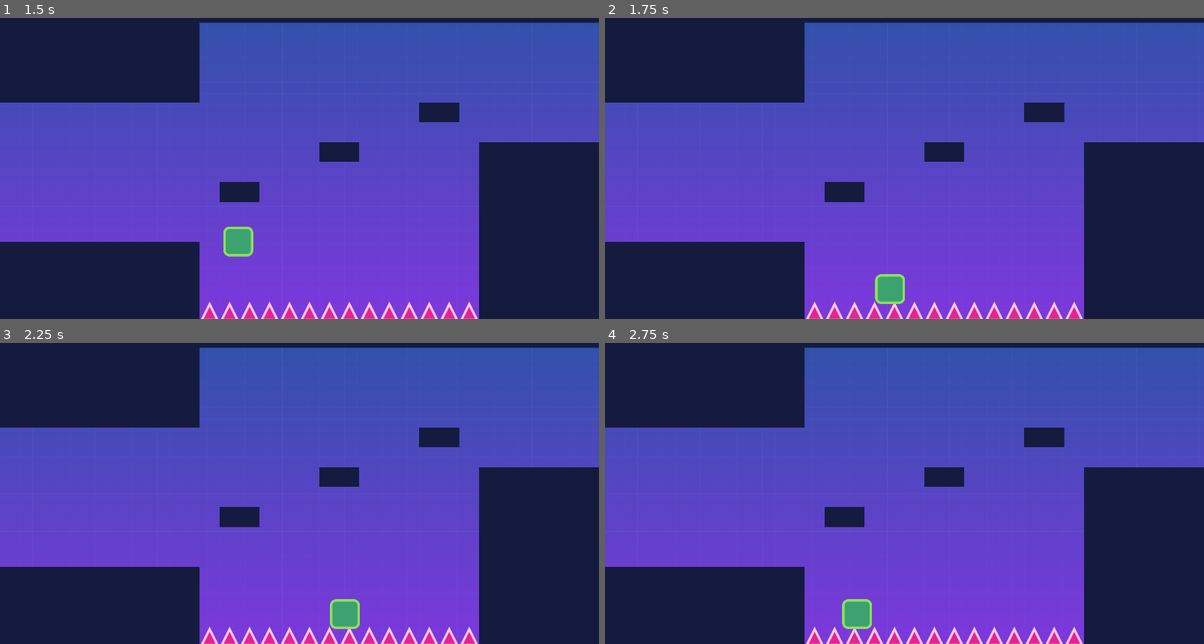
Above: before the commit, frames 1-4 (two rows, left to right).
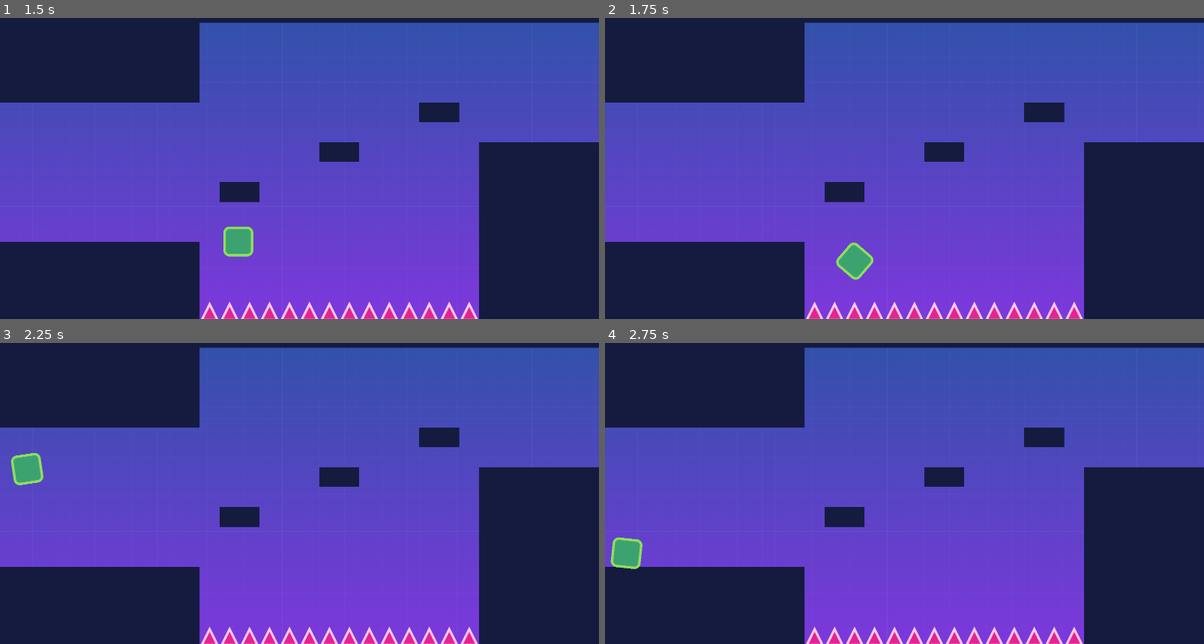
Above: after the commit, the same moments.

Repository: noor-shalaby/solid-ground
Game: Godot game, scene res://scenes/game.tscn
The game is run twice, just before and just after one commit, with the same random seed, the same clock (stepped at 60 frames per second) and the same inputs.
Inputs:
- Up to frame 1 (1.5 s): tap Enter at 0.5 s; hold D (right) from 0.53 s (still down); tap W (jump) at 0.77 s
- Up to frame 2 (1.75 s): keep holding D (right); tap W (jump) at 1.52 s
- Up to frame 3 (2.25 s): release D (right) at 2.03 s; hold A (left) from 2.03 s (still down)
- Up to frame 4 (2.75 s): keep holding A (left)

Frame 1 is identical in both runs. In frame 2, 1.0% of the frame differs, in the area x 38-51%, y 74-96%; in frame 3, 1.0%; in frame 4, 1.0%, in the area x 0-45%, y 64-96%.

Commit message:
Add: function to spikes and player death logic

Diff:
--- a/project.godot
+++ b/project.godot
@@ -59,7 +59,7 @@
 
 2d_physics/layer_1="enviro"
 2d_physics/layer_2="player"
-2d_physics/layer_3="spikes"
+2d_physics/layer_3="hazards"
 
 [rendering]
 
--- a/scenes/game.tscn
+++ b/scenes/game.tscn
@@ -26,7 +26,7 @@
 [sub_resource type="TileSet" id="TileSet_iywne"]
 tile_size = Vector2i(64, 64)
 physics_layer_0/collision_layer = 4
-physics_layer_0/collision_mask = 2
+physics_layer_0/collision_mask = 0
 sources/2 = SubResource("TileSetAtlasSource_lbhrr")
 
 [node name="Game" type="Node2D"]
--- a/scenes/player.tscn
+++ b/scenes/player.tscn
@@ -6,9 +6,11 @@
 [sub_resource type="RectangleShape2D" id="RectangleShape2D_g2els"]
 size = Vector2(80, 80)
 
+[sub_resource type="RectangleShape2D" id="RectangleShape2D_qhqgy"]
+size = Vector2(64, 64)
+
 [node name="Player" type="CharacterBody2D"]
 collision_layer = 2
-collision_mask = 5
 script = ExtResource("1_g2els")
 
 [node name="Sprite2D" type="Sprite2D" parent="."]
@@ -18,3 +20,13 @@
 [node name="CollisionShape2D" type="CollisionShape2D" parent="."]
 position = Vector2(0, -40)
 shape = SubResource("RectangleShape2D_g2els")
+
+[node name="HazardDetector" type="Area2D" parent="."]
+collision_layer = 0
+collision_mask = 4
+
+[node name="CollisionShape2D" type="CollisionShape2D" parent="HazardDetector"]
+position = Vector2(0, -40)
+shape = SubResource("RectangleShape2D_qhqgy")
+
+[connection signal="body_entered" from="HazardDetector" to="." method="_on_hazard_detector_body_entered"]
--- /dev/null
+++ b/scenes/player_dead.tscn
@@ -0,0 +1,23 @@
+[gd_scene load_steps=4 format=3 uid="uid://dw52c6e8h77rj"]
+
+[ext_resource type="Texture2D" uid="uid://c117fae5xouui" path="res://assets/player.png" id="1_7w3bq"]
+[ext_resource type="Script" uid="uid://x61haxnqdhvc" path="res://scripts/player_dead.gd" id="1_mnmds"]
+
+[sub_resource type="RectangleShape2D" id="RectangleShape2D_mnmds"]
+size = Vector2(80, 80)
+
+[node name="PlayerDead" type="RigidBody2D"]
+collision_layer = 0
+collision_mask = 5
+gravity_scale = 4.0
+script = ExtResource("1_mnmds")
+
+[node name="Sprite2D" type="Sprite2D" parent="."]
+position = Vector2(0, -40)
+texture = ExtResource("1_7w3bq")
+
+[node name="CollisionShape2D" type="CollisionShape2D" parent="."]
+position = Vector2(0, -40)
+shape = SubResource("RectangleShape2D_mnmds")
+
+[connection signal="sleeping_state_changed" from="." to="." method="_on_sleeping_state_changed"]
--- a/scripts/player.gd
+++ b/scripts/player.gd
@@ -8,6 +8,11 @@
 const JUMP: float = -1500.0
 const JUMP_CUT_MULTIPLYER: float = 0.5
 const COYOTE_TIME: float = 0.15
+
+const DEAD_BODY_SCENE: PackedScene = preload("res://scenes/player_dead.tscn")
+
+
+@onready var parent: Node2D = get_parent()
 
 
 func _physics_process(delta: float) -> void:
@@ -30,3 +35,17 @@
 		velocity.x = move_toward(velocity.x, 0, DECEL * delta)
 
 	move_and_slide()
+
+
+func die() -> void:
+	var dead_body: RigidBody2D = DEAD_BODY_SCENE.instantiate()
+	parent.call_deferred("add_child", dead_body)
+	dead_body.global_position = global_position
+	var bounce_direction: Vector2 = Vector2(randf_range(-2000, 2000), -2000)
+	dead_body.apply_central_impulse(bounce_direction)
+	dead_body.angular_velocity = randf_range(-16.0, 16.0)
+	queue_free()
+
+
+func _on_hazard_detector_body_entered(_body: Node2D) -> void:
+	die()
--- /dev/null
+++ b/scripts/player_dead.gd
@@ -0,0 +1,6 @@
+extends RigidBody2D
+
+
+func _on_sleeping_state_changed() -> void:
+	if sleeping:
+		get_tree().call_deferred("reload_current_scene")
Not shown: 1 places in scenes/player.tscn that only renumber resources
Not shown, added: scripts/player_dead.gd.uid
